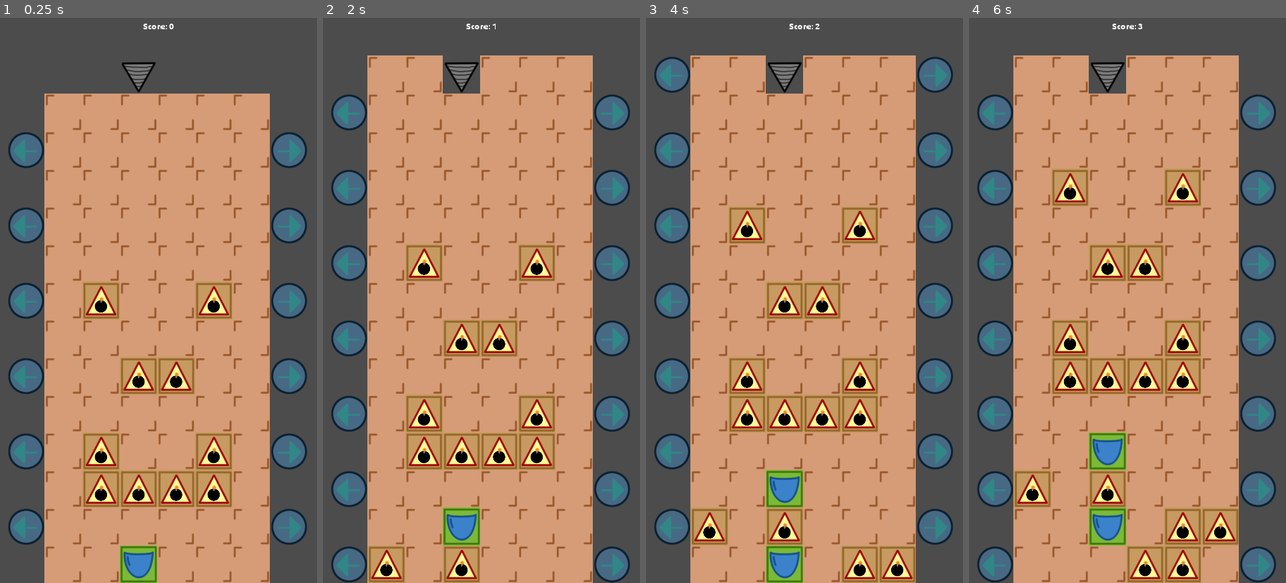
Above: before the commit, frames 1-4 (left to right).
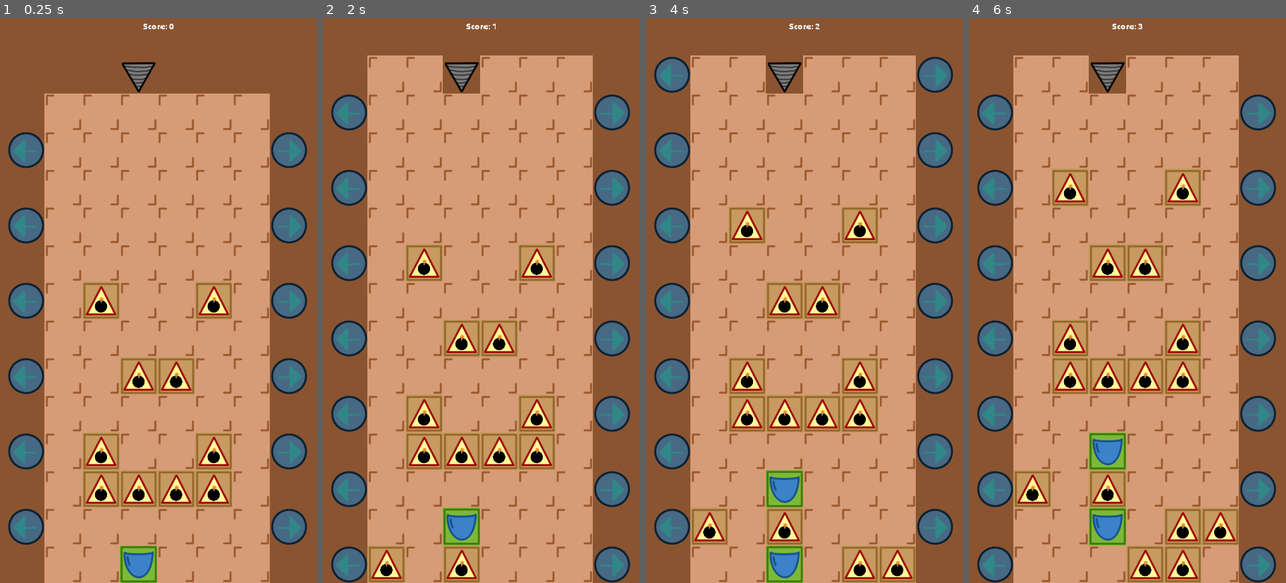
Above: after the commit, the same moments.

Repository: moisesjbc/fosu
Game: Godot game, scene res://gameplay/main/main.tscn
Same seed, same stepped clock (60 frames per second), same inputs: the game is played once before the commit and once after it.
Inputs (mouse positions are in pixels of both pictures, inside the frame that each line leads up to):
- Up to frame 1 (0.25 s): no input
- Up to frame 2 (2 s): tap Enter at 0.5 s; move the mouse to (551, 272) at 0.52 s; click (551, 272) at 0.67 s; tap Space at 1.25 s; move the mouse to (418, 328) at 1.27 s; click (418, 328) at 1.42 s
- Up to frame 3 (4 s): move the mouse to (836, 176) at 2.02 s; click (836, 176) at 2.17 s; tap Enter at 2.75 s; move the mouse to (788, 413) at 2.77 s; click (788, 413) at 2.92 s; tap Space at 3.5 s; move the mouse to (899, 385) at 3.52 s; click (899, 385) at 3.67 s
- Up to frame 4 (6 s): tap Enter at 4.25 s; move the mouse to (1032, 215) at 4.27 s; click (1032, 215) at 4.42 s; tap Space at 5 s; move the mouse to (1143, 300) at 5.02 s; click (1143, 300) at 5.17 s; move the mouse to (1079, 159) at 5.77 s; click (1079, 159) at 5.92 s

The runs differ from the first frame. In frame 1, 31% of the frame differs, in the area x 0-100%, y 0-100%; in frame 2, 26%; in frame 3, 26%; in frame 4, 26%.

Commit message:
Set background color

Diff:
--- a/godot-project/project.godot
+++ b/godot-project/project.godot
@@ -39,4 +39,5 @@
 quality/driver/driver_name="GLES2"
 vram_compression/import_etc=true
 vram_compression/import_etc2=false
+environment/default_clear_color=Color( 0.541176, 0.329412, 0.192157, 1 )
 environment/default_environment="res://default_env.tres"
